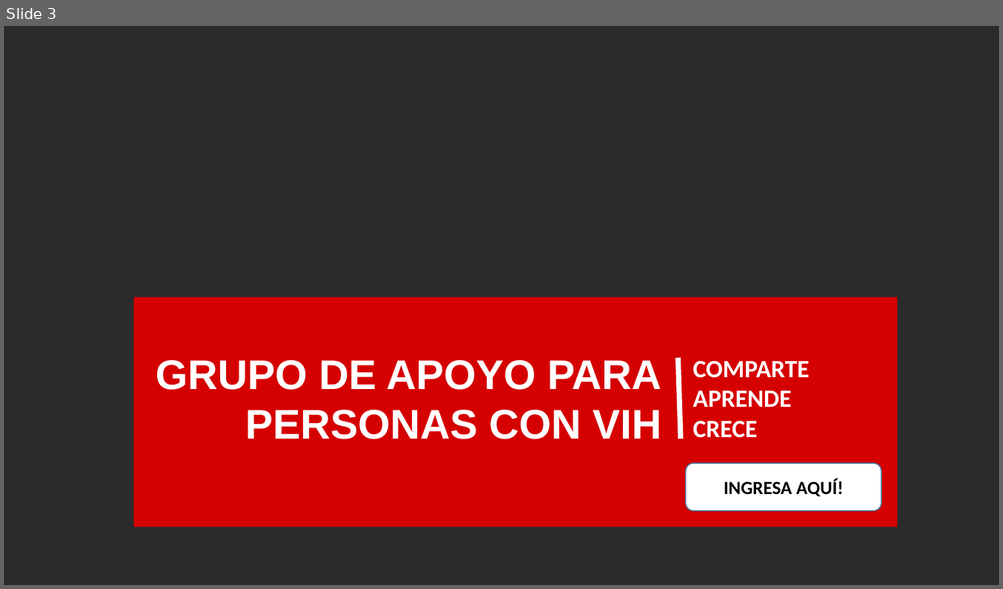
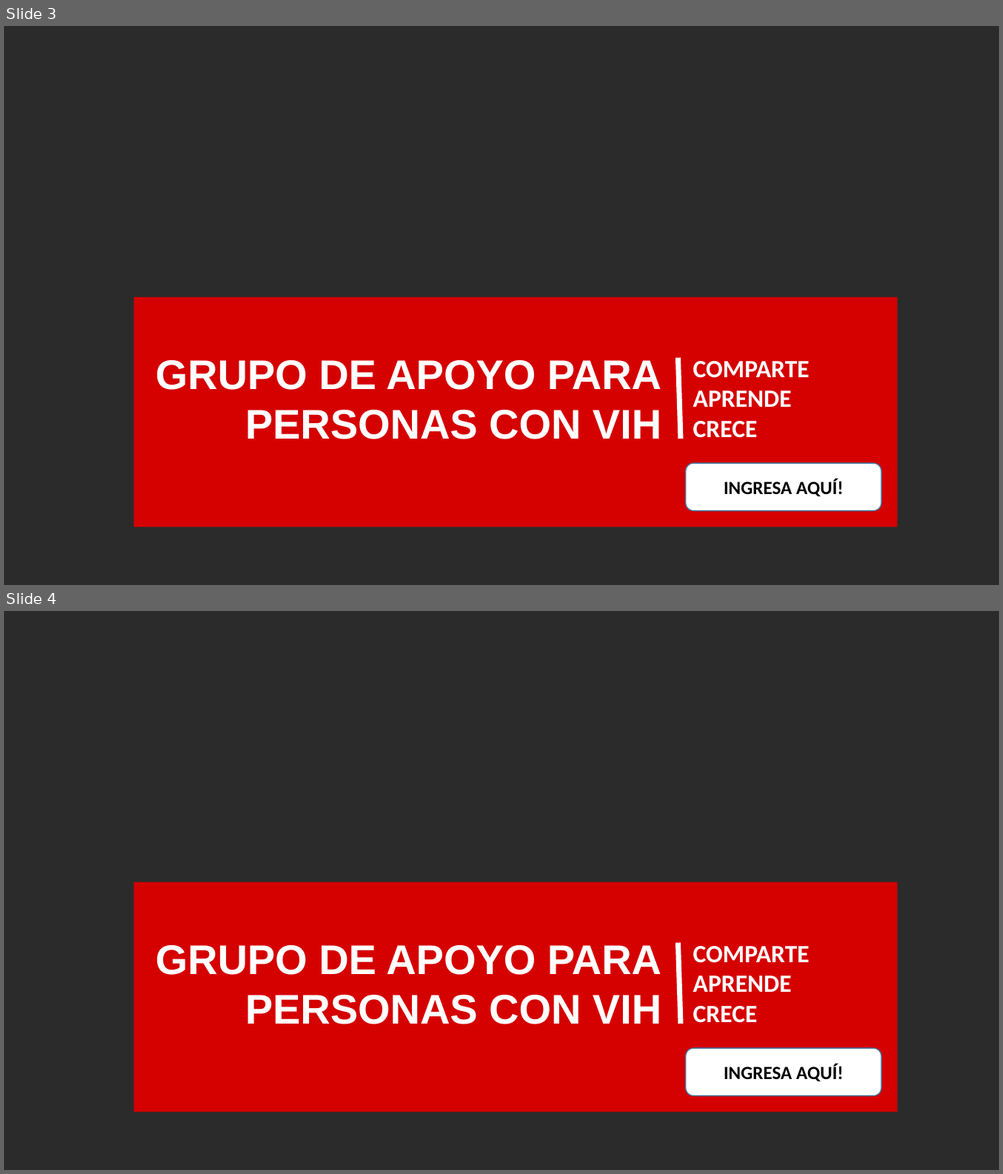
Before and after one commit to Positivosencolectivo/Positivosencolectivo, a slide deck: img/galeria/Anuncios/Anuncios.pptx. Shown one above the other, each under a label of ours: slide 3 before the commit, slides 3 and 4 after it. The pictures are 1003x589 and 1003x1174 pixels, drawn with LibreOffice and Linux fonts; fonts in the diff are those of the drawing; background and template pictures are left out; a plain dark background stands for a picture behind light text. Boxes give left, top, right and bottom in pixels: in the first picture for what was removed or moved away, otherwise in the second. Text is boxed around its words. In the diff, an @@ line names an element or a change of style, - is before the commit and + after.

```diff
--- a/img/galeria/Anuncios/Anuncios.pptx
+++ b/img/galeria/Anuncios/Anuncios.pptx
@@ slide 4 added at (x1=4, y1=611, x2=999, y2=1170), background picture (left out) @@
@@ rectangle added at (x1=134, y1=883, x2=897, y2=1113), fill #D50000 @@
@@ line added from (677, 943) to (680, 1025), #FFFFFF 5 pt @@
@@ text added at (x1=156, y1=945, x2=661, y2=1025), 40 pt, text #FFFFFF, bold @@
+GRUPO DE APOYO PARA
+PERSONAS CON VIH
@@ text added at (x1=693, y1=946, x2=809, y2=1023), 24 pt, text #FFFFFF, bold @@
+COMPARTE
+APRENDE
+CRECE
@@ rounded rectangle added at (x1=686, y1=1049, x2=881, y2=1096), fill #FFFFFF, outline #43739E 1 pt, 18 pt, text #000000, bold @@
+INGRESA AQUÍ!
```
Also in this commit, not shown: 1 other file.
